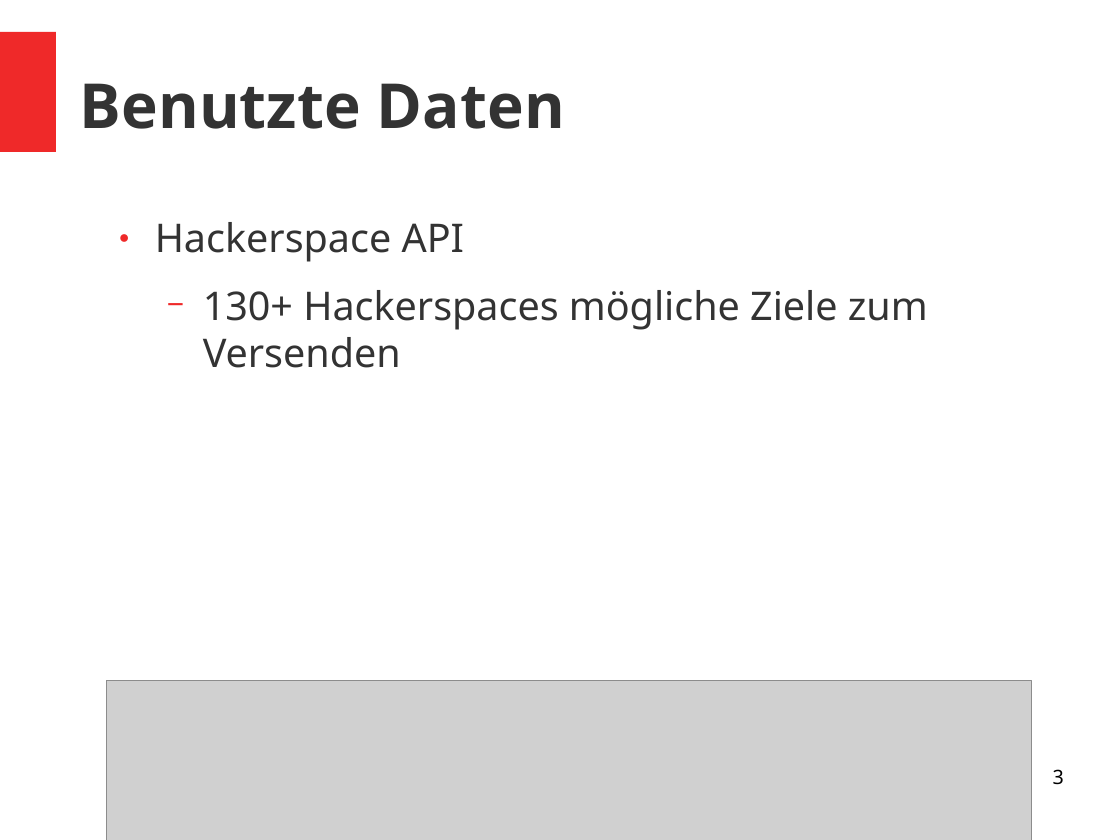
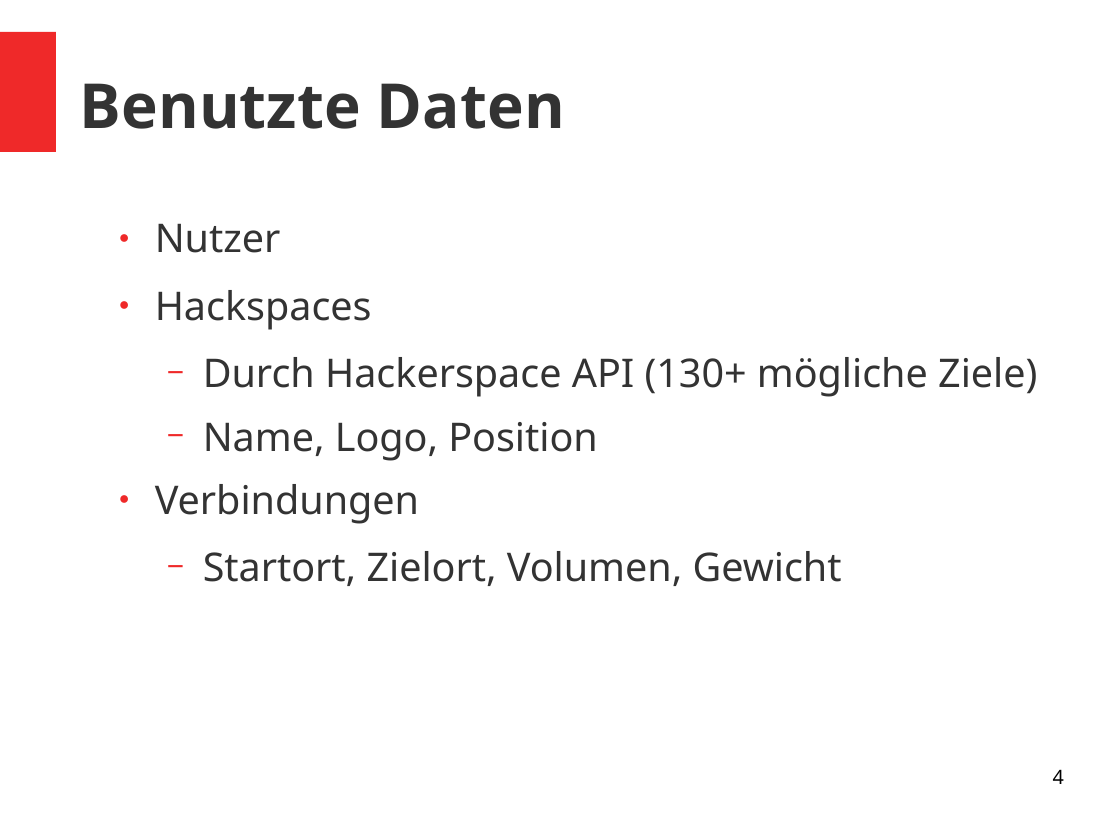
Before and after one commit to Jugendhackt/alpakapost-backend, a slide deck: slide 4 of prezi.odp (slide 3 before the commit). Drawn at 1120x840 pixels with LibreOffice and Linux fonts; fonts in the diff are those of the drawing; grey boxes stand for pictures. Boxes give left, top, right and bottom in pixels: in the first picture for what was removed or moved away, otherwise in the second. Text is boxed around its words. In the diff, an @@ line names an element or a change of style, - is before the commit and + after.

```diff
--- a/prezi.odp
+++ b/prezi.odp
@@ text at (155, 223, 1037, 586): text changed @@
-● Hackerspace API
-  − 130+ Hackerspaces mögliche Ziele zum Versenden
+● Nutzer
+● Hackspaces
+  − Durch Hackerspace API (130+ mögliche Ziele)
+  − Name, Logo, Position
+● Verbindungen
+  − Startort, Zielort, Volumen, Gewicht
@@ picture removed at (107, 681, 1032, 840) @@
@@ page number at (1053, 769, 1064, 784): text changed @@
-3
+4
```
Also in this commit, not shown: 2 other slides changed, 1 slide added.
